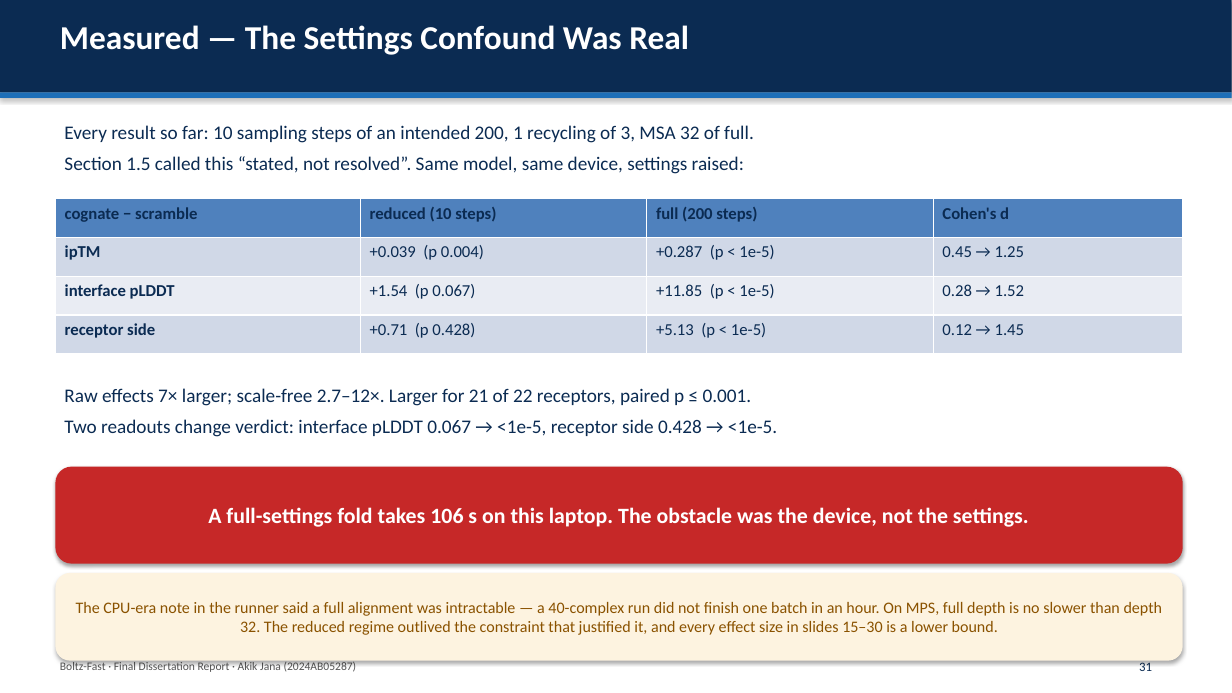
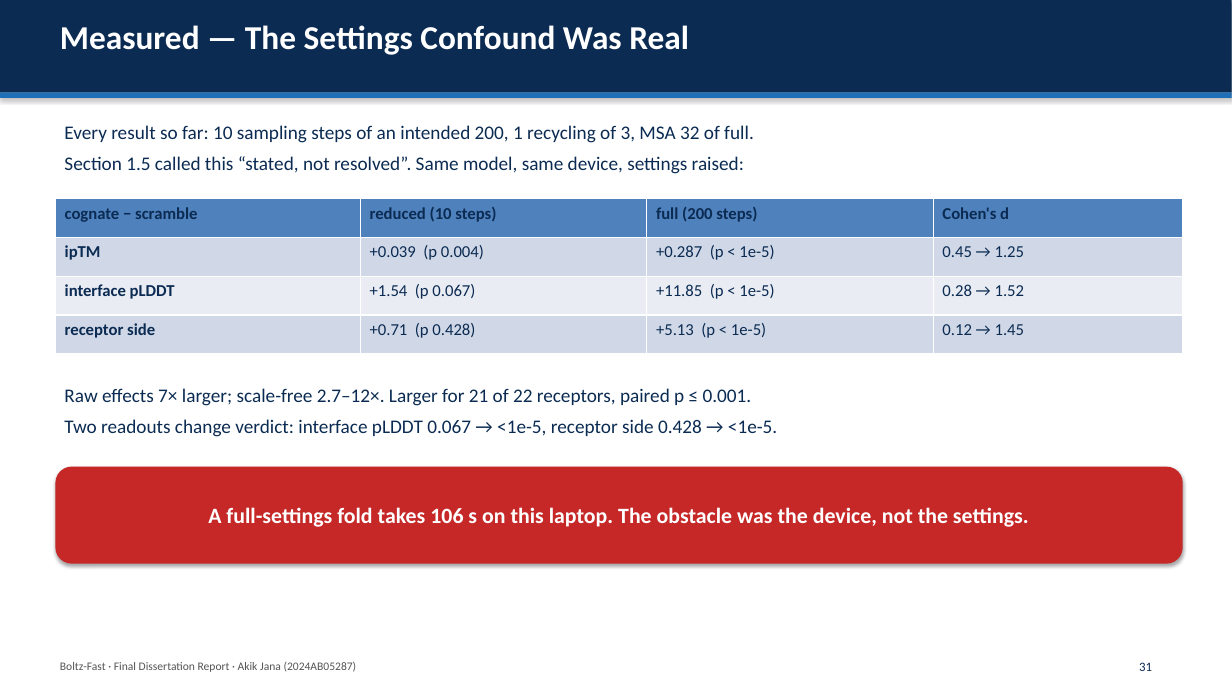
Before and after one commit to AkikJana/biomolecular-design-coreai, a slide deck: slide 31 of final_dissertation_presentation.pptx. Drawn at 1232x693 pixels with LibreOffice and Linux fonts; fonts in the diff are those of the drawing. Boxes give left, top, right and bottom in pixels: in the first picture for what was removed or moved away, otherwise in the second. Text is boxed around its words. In the diff, an @@ line names an element or a change of style, - is before the commit and + after.

```diff
--- a/final_dissertation_presentation.pptx
+++ b/final_dissertation_presentation.pptx
@@ rounded rectangle removed at [55, 573, 1183, 661] @@
-The CPU-era note in the runner said a full alignment was intractable — a 40-complex run did not finish one batch in an hour. On MPS, full depth is no slower than depth 32. The reduced regime outlived the constraint that justified it, and every effect size in slides 15–30 is a lower bound.
```
Also in this commit, not shown: 15 other slides changed.
